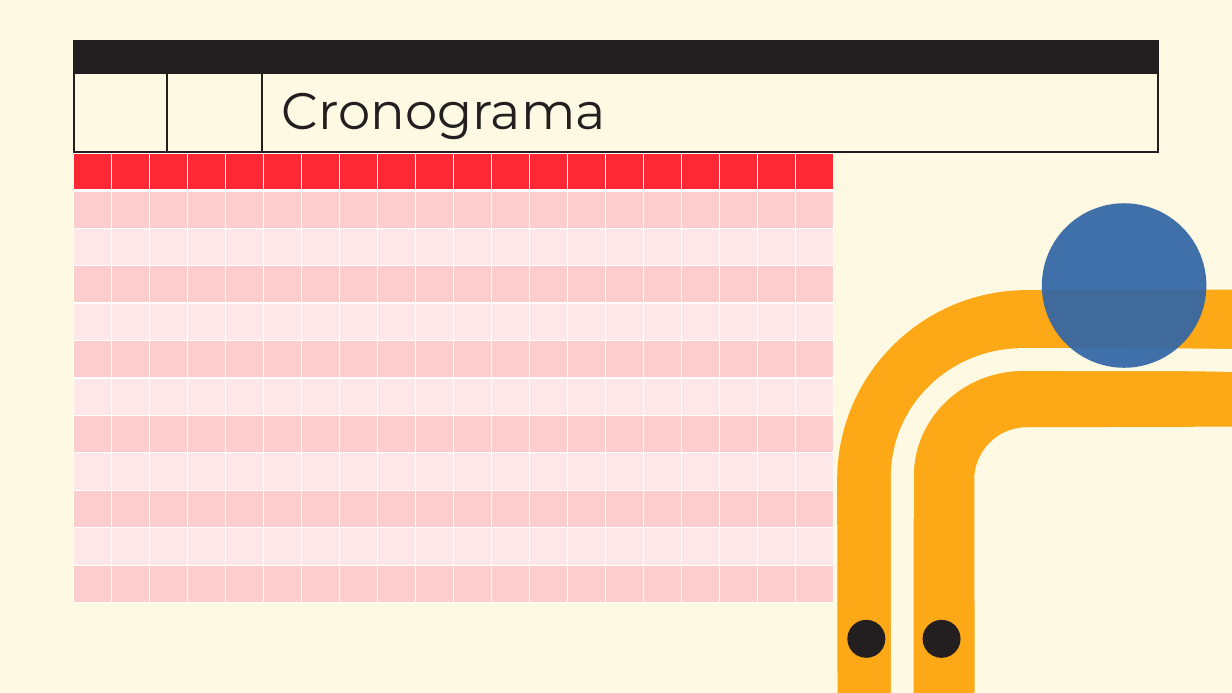
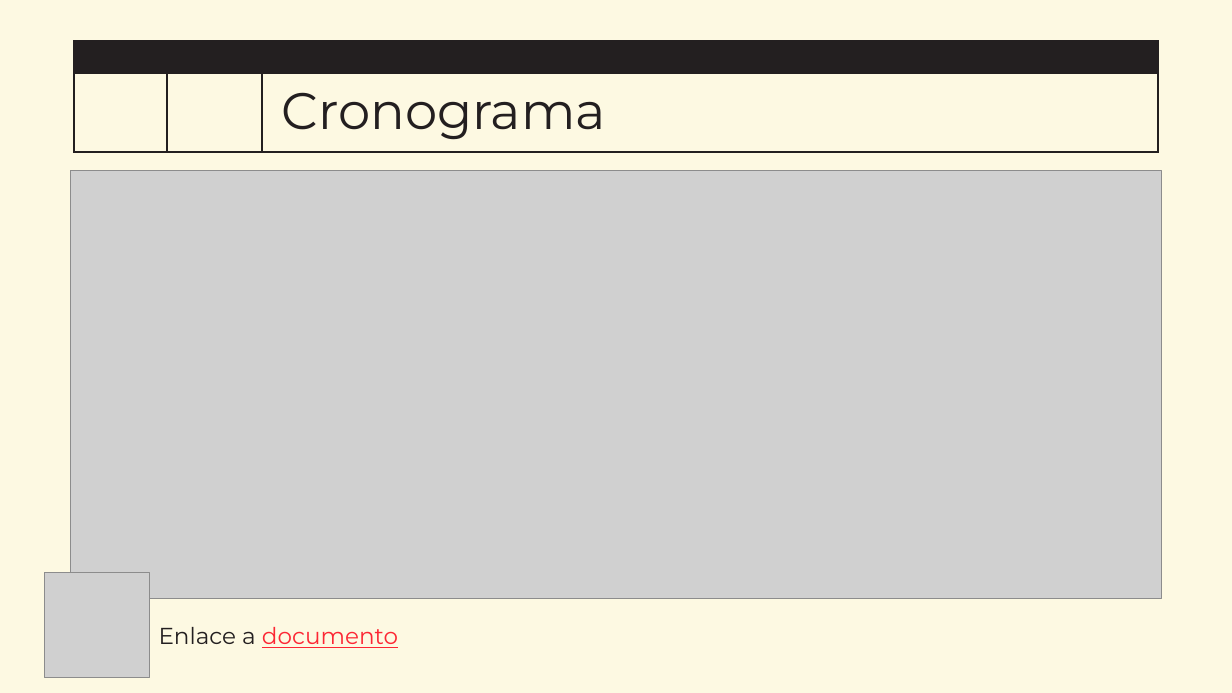
Before and after one commit to Ismaelmtzuru/NYC-taxis-carbon-emission, a slide deck: slide 15 of PF-DS-PT04.pptx. Drawn at 1232x693 pixels with LibreOffice and Linux fonts; fonts in the diff are those of the drawing; grey boxes stand for pictures; background and template pictures are left out. Boxes give left, top, right and bottom in pixels: in the first picture for what was removed or moved away, otherwise in the second. Text is boxed around its words. In the diff, an @@ line names an element or a change of style, - is before the commit and + after.

```diff
--- a/PF-DS-PT04.pptx
+++ b/PF-DS-PT04.pptx
@@ rectangle added at [0,172,1232,693], fill #FDF9E2 @@
@@ picture added at [70,171,1162,599] @@
@@ table removed at [73,153,831,604], 12 rows, 20 columns @@
- |  |  |  |  |  |  |  |  |  |  |  |  |  |  |  |  |  |  | 
- |  |  |  |  |  |  |  |  |  |  |  |  |  |  |  |  |  |  | 
- |  |  |  |  |  |  |  |  |  |  |  |  |  |  |  |  |  |  | 
- |  |  |  |  |  |  |  |  |  |  |  |  |  |  |  |  |  |  | 
- |  |  |  |  |  |  |  |  |  |  |  |  |  |  |  |  |  |  | 
- |  |  |  |  |  |  |  |  |  |  |  |  |  |  |  |  |  |  | 
- |  |  |  |  |  |  |  |  |  |  |  |  |  |  |  |  |  |  | 
- |  |  |  |  |  |  |  |  |  |  |  |  |  |  |  |  |  |  | 
- |  |  |  |  |  |  |  |  |  |  |  |  |  |  |  |  |  |  | 
- |  |  |  |  |  |  |  |  |  |  |  |  |  |  |  |  |  |  | 
- |  |  |  |  |  |  |  |  |  |  |  |  |  |  |  |  |  |  | 
- |  |  |  |  |  |  |  |  |  |  |  |  |  |  |  |  |  |  | 
@@ ellipse removed at [1043,203,1207,368] @@
@@ freeform shape removed at [906,359,1165,626] @@
@@ freeform shape removed at [902,360,1222,683] @@
@@ picture added at [44,572,150,677] @@
@@ text added at [159,627,398,648], 18 pt, text #FC2734, underline @@
+Enlace a documento
@@ ellipse removed at [848,620,885,658] @@
@@ ellipse removed at [922,620,960,658] @@
```
Also in this commit, not shown: 1 other slide changed, 5 slides removed, 2 other files.
